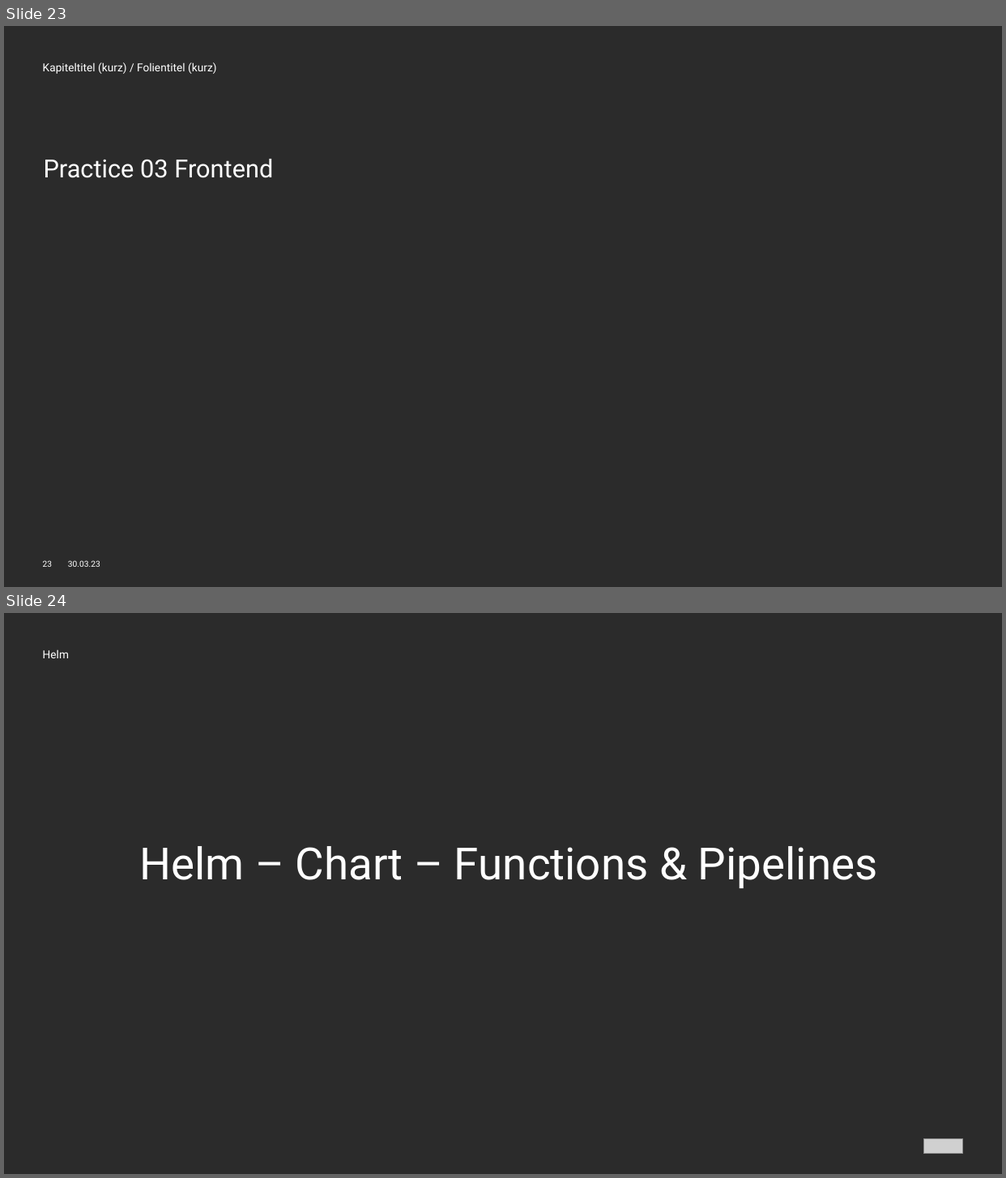
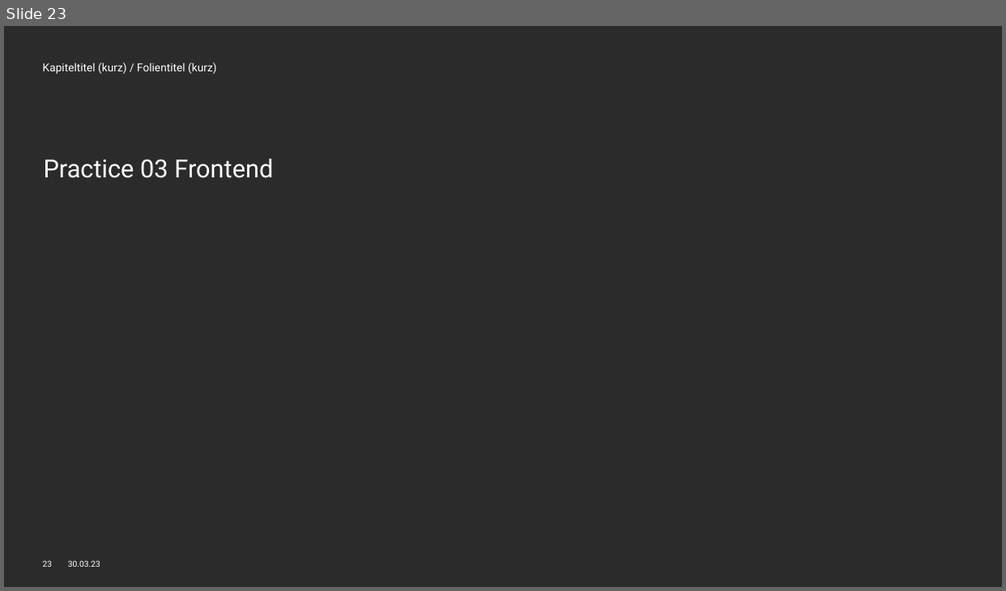
Before and after one commit to Hassel93/helm_course, a slide deck: presentations/02_01_Helm_Chart.pptx. Shown one above the other, each under a label of ours: slides 23 and 24 before the commit, slide 23 after it. The pictures are 1006x1178 and 1006x591 pixels, drawn with LibreOffice and Linux fonts; fonts in the diff are those of the drawing; grey boxes stand for pictures; background and template pictures are left out; a plain dark background stands for a picture behind light text. Boxes give left, top, right and bottom in pixels: in the first picture for what was removed or moved away, otherwise in the second. Text is boxed around its words. In the diff, an @@ line names an element or a change of style, - is before the commit and + after.

```diff
--- a/presentations/02_01_Helm_Chart.pptx
+++ b/presentations/02_01_Helm_Chart.pptx
@@ slide 24 removed at (4, 613, 1002, 1174), background picture (left out) @@
@@ text removed at (43, 649, 69, 658) @@
-Helm
@@ text removed at (139, 846, 878, 888) @@
-Helm – Chart – Functions & Pipelines
@@ picture removed at (924, 1139, 963, 1154) @@
```
Also in this commit, not shown: 3 other slides removed, 44 other files.
